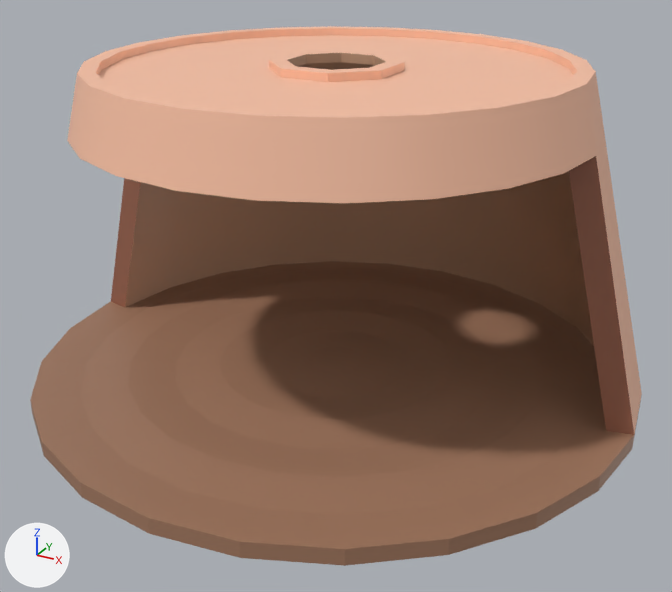
The Blender file assets/models/nest_interior.blend: old version first, new version second.
Camera for both pictures: a 50 mm camera at (2.73, -4.96, 2.95) aimed at (0.08, -0.15, 0.54). Arrows for +X, +Y and +Z are at lower left; the lights stay in place.

The first picture shows 'Floor', 'Walls'.
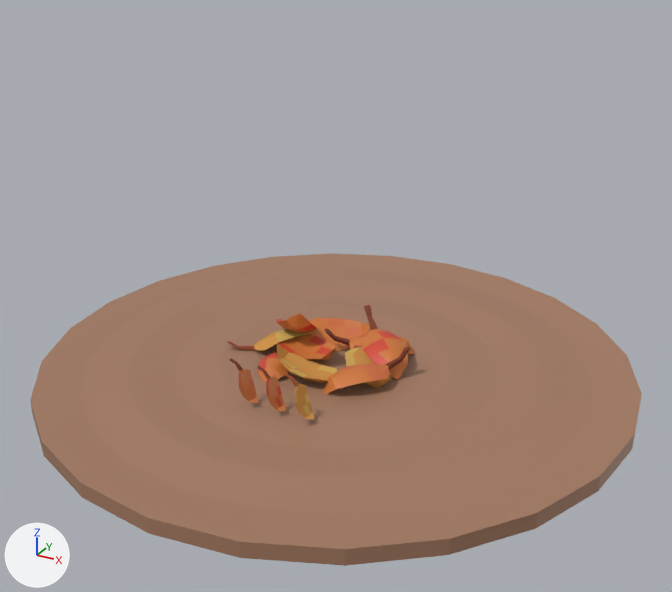
Boxes (x1, y1, x2, y2) around the edits, measured in the pictures (672 x 592 px):
'Walls', hidden: before (67, 26, 642, 435)
'Leaf 2.003', added (orange): after (361, 305, 408, 380)
'Leaf 1.002', added (orange): after (324, 346, 410, 394)
'Leaf 1.001', added (orange): after (310, 318, 370, 351)
'Leaf 3.004', added (orange): after (277, 345, 345, 389)
'Leaf 2.002', added (orange): after (278, 334, 337, 360)
'Leaf 3.002', added (orange): after (227, 329, 314, 351)
'Leaf 3', added (brown): after (285, 373, 314, 420)
'Leaf 3.001', added (orange): after (345, 345, 392, 387)
'Leaf 1', added (brown): after (229, 358, 258, 403)
'Leaf 2', added (brown): after (257, 366, 286, 411)
'Leaf 2.001', added (orange): after (258, 352, 290, 382)
'Leaf 2.004', added (brown): after (276, 313, 316, 332)
'Leaf 1.003', added: after (325, 328, 415, 354)

Edits to the bpy script that builds the scene:
```text
Change ob_walls:
    add ob_walls.hide_set(True)
Add ob_leaf_2_004:
    ob_leaf_2_004 = bpy.data.objects.new('Leaf 2.004', me_cube_017)  # 54 vertices, 54 faces; spans x -0.92..0.82, y -0.65..0.65, z -1.07..1.23; in mat_stem_color_001 (brown #7e3819), mat_leaf_color_001 (orange #cf7637), mat_leaf_color_spot_001 (red #cf4530)
    ob_leaf_2_004.location = (-0.363, 0.078, 0.138)
    ob_leaf_2_004.rotation_euler = (-1.979, 23.73, 7.231)  # degrees (-113, 280, 54)
    ob_leaf_2_004.scale = (0.225, 0.225, 0.225)
Add ob_leaf_3_004:
    ob_leaf_3_004 = bpy.data.objects.new('Leaf 3.004', me_cube_014)  # 54 vertices, 54 faces; spans x -0.92..0.82, y -0.65..0.65, z -1.07..1.23; in mat_stem_color_002 (brown #a14a23), mat_leaf_color_002 (orange #cf954f), mat_leaf_color_spot_002 (orange #cfa956)
    ob_leaf_3_004.location = (-0.005, -0.31, 0.044)
    ob_leaf_3_004.rotation_euler = (0.784, -1.339, -3.818)  # degrees (45, -77, -219)
    ob_leaf_3_004.scale = (0.225, 0.225, 0.225)
Add ob_leaf_2_003:
    ob_leaf_2_003 = bpy.data.objects.new('Leaf 2.003', me_cube_017.copy())
    ob_leaf_2_003.location = (0.286, 0.136, 0.122)
    ob_leaf_2_003.rotation_euler = (-2.686, 1.369, 5.956)  # degrees (-154, 78, 341)
    ob_leaf_2_003.scale = (0.225, 0.225, 0.225)
Add ob_leaf_1_003:
    ob_leaf_1_003 = bpy.data.objects.new('Leaf 1.003', me_cube_011)  # 54 vertices, 54 faces; spans x -0.92..0.82, y -0.65..0.65, z -1.07..1.23; in mat_stem_color (brown #702c10), mat_leaf_color (orange #cf7637), mat_leaf_color_spot (orange #cf6b3d)
    ob_leaf_1_003.location = (0.175, 0.215, 0.07)
    ob_leaf_1_003.rotation_euler = (0.225, 1.951, -2.487)  # degrees (13, 112, -142)
    ob_leaf_1_003.scale = (0.225, 0.225, 0.225)
Add ob_leaf_3_002:
    ob_leaf_3_002 = bpy.data.objects.new('Leaf 3.002', me_cube_010)  # 54 vertices, 54 faces; spans x -0.92..0.82, y -0.65..0.65, z -1.07..1.23; in mat_stem_color_002 (brown #a14a23), mat_leaf_color_002 (orange #cf954f), mat_leaf_color_spot_002 (orange #cfa956)
    ob_leaf_3_002.location = (-0.47, -0.019, 0.044)
    ob_leaf_3_002.rotation_euler = (2.586, 0.879, -6.059)  # degrees (148, 50, -347)
    ob_leaf_3_002.scale = (0.225, 0.225, 0.225)
Add ob_leaf_2_002:
    ob_leaf_2_002 = bpy.data.objects.new('Leaf 2.002', me_cube_017.copy())
    ob_leaf_2_002.location = (-0.239, -0.052, 0.063)
    ob_leaf_2_002.rotation_euler = (-5.999, -1.158, 5.903)  # degrees (-344, -66, 338)
    ob_leaf_2_002.scale = (0.225, 0.225, 0.225)
Add ob_leaf_1_002:
    ob_leaf_1_002 = bpy.data.objects.new('Leaf 1.002', me_cube_007)  # 54 vertices, 54 faces; spans x -0.92..0.82, y -0.65..0.65, z -1.07..1.23; in mat_stem_color (brown #702c10), mat_leaf_color (orange #cf7637), mat_leaf_color_spot (orange #cf6b3d)
    ob_leaf_1_002.location = (0.313, -0.2, 0.07)
    ob_leaf_1_002.rotation_euler = (0.419, 1.893, 1.262)  # degrees (24, 108, 72)
    ob_leaf_1_002.scale = (0.225, 0.225, 0.225)
Add ob_leaf_1_001:
    ob_leaf_1_001 = bpy.data.objects.new('Leaf 1.001', me_cube_006)  # 54 vertices, 54 faces; spans x -0.92..0.82, y -0.65..0.65, z -1.07..1.23; in mat_stem_color (brown #702c10), mat_leaf_color (orange #cf7637), mat_leaf_color_spot (orange #cf6b3d)
    ob_leaf_1_001.location = (-0.154, 0.18, 0.069)
    ob_leaf_1_001.rotation_euler = (-5.345, -0.958, -0.259)  # degrees (-306, -55, -15)
    ob_leaf_1_001.scale = (0.225, 0.225, 0.225)
Add ob_leaf_2_001:
    ob_leaf_2_001 = bpy.data.objects.new('Leaf 2.001', me_cube_017.copy())
    ob_leaf_2_001.location = (-0.29, -0.198, 0.016)
    ob_leaf_2_001.rotation_euler = (0.00777, 2.038, 1.707)  # degrees (0.4, 117, 98)
    ob_leaf_2_001.scale = (0.225, 0.225, 0.225)
Add ob_leaf_3_001:
    ob_leaf_3_001 = bpy.data.objects.new('Leaf 3.001', me_cube_004)  # 54 vertices, 54 faces; spans x -0.92..0.82, y -0.65..0.65, z -1.07..1.23; in mat_stem_color_002 (brown #a14a23), mat_leaf_color_002 (orange #cf954f), mat_leaf_color_spot_002 (orange #cfa956)
    ob_leaf_3_001.location = (0.255, -0.036, 0.044)
    ob_leaf_3_001.rotation_euler = (0.0, -1.052, -0.785)  # degrees (0, -60, -45)
    ob_leaf_3_001.scale = (0.225, 0.225, 0.225)
Add ob_leaf_3:
    ob_leaf_3 = bpy.data.objects.new('Leaf 3', me_cube_003)  # 54 vertices, 54 faces; spans x -0.92..0.82, y -0.65..0.65, z -1.07..1.23; in mat_stem_color_002 (brown #a14a23), mat_leaf_color_002 (orange #cf954f), mat_leaf_color_spot_002 (orange #cfa956)
    ob_leaf_3.location = (0.2, -0.8, 0.15)
    ob_leaf_3.scale = (0.113, 0.113, 0.113)
Add ob_leaf_2:
    ob_leaf_2 = bpy.data.objects.new('Leaf 2', me_cube_017.copy())
    ob_leaf_2.location = (0.0, -0.8, 0.15)
    ob_leaf_2.scale = (0.113, 0.113, 0.113)
Add ob_leaf_1:
    ob_leaf_1 = bpy.data.objects.new('Leaf 1', me_cube_001)  # 54 vertices, 54 faces; spans x -0.92..0.82, y -0.65..0.65, z -1.07..1.23; in mat_stem_color (brown #702c10), mat_leaf_color (orange #cf7637), mat_leaf_color_spot (orange #cf6b3d)
    ob_leaf_1.location = (-0.2, -0.8, 0.15)
    ob_leaf_1.scale = (0.113, 0.113, 0.113)
```
